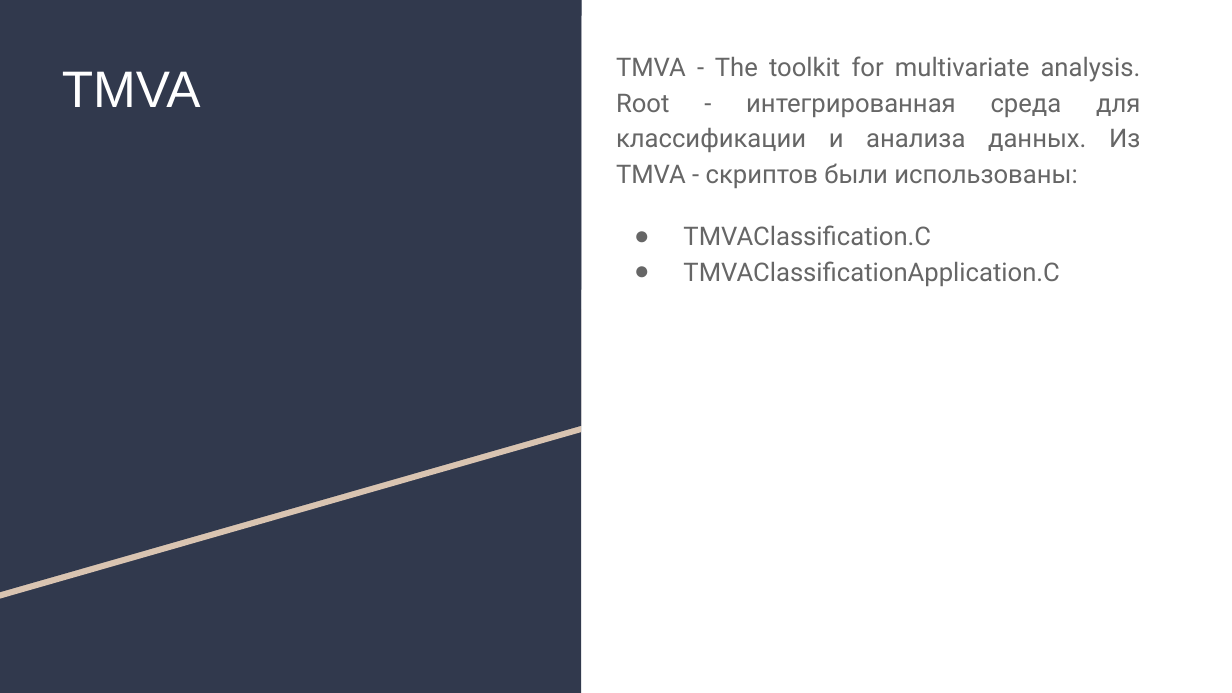
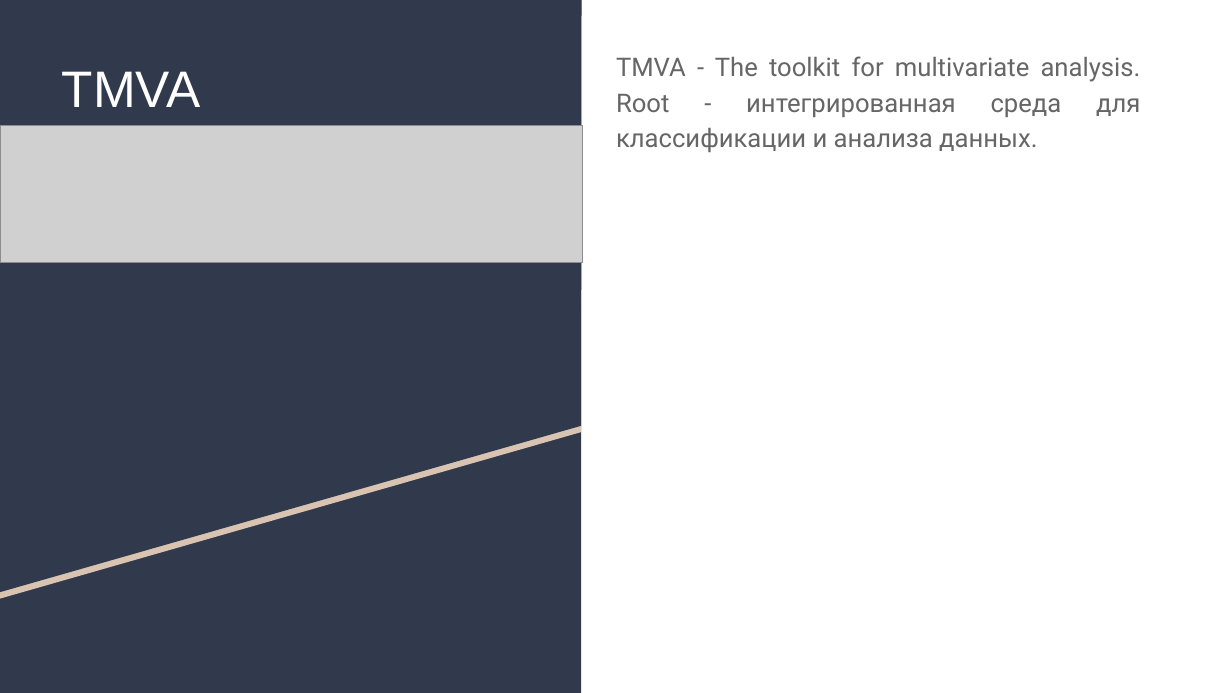
Before and after one commit to AlexanderUzunyan/TestProject, a slide deck: slide 5 of neuro/doc/TMVA.odp (slide 3 before the commit). Drawn at 1232x693 pixels with LibreOffice and Linux fonts; fonts in the diff are those of the drawing; grey boxes stand for pictures. Boxes give left, top, right and bottom in pixels: in the first picture for what was removed or moved away, otherwise in the second. Text is boxed around its words. In the diff, an @@ line names an element or a change of style, - is before the commit and + after.

```diff
--- a/neuro/doc/TMVA.odp
+++ b/neuro/doc/TMVA.odp
@@ text at [616,56,1141,152]: text changed @@
-TMVA - The toolkit for multivariate analysis. Root - интегрированная среда для классификации и анализа данных. Из TMVA - скриптов были использованы:
-● TMVAClassification.C
-● TMVAClassificationApplication.C
+TMVA - The toolkit for multivariate analysis. Root - интегрированная среда для классификации и анализа данных.
@@ picture added at [0,126,583,262] @@
```
Also in this commit, not shown: 4 other slides changed, 5 slides added, 4 slides removed, 1 other file.
